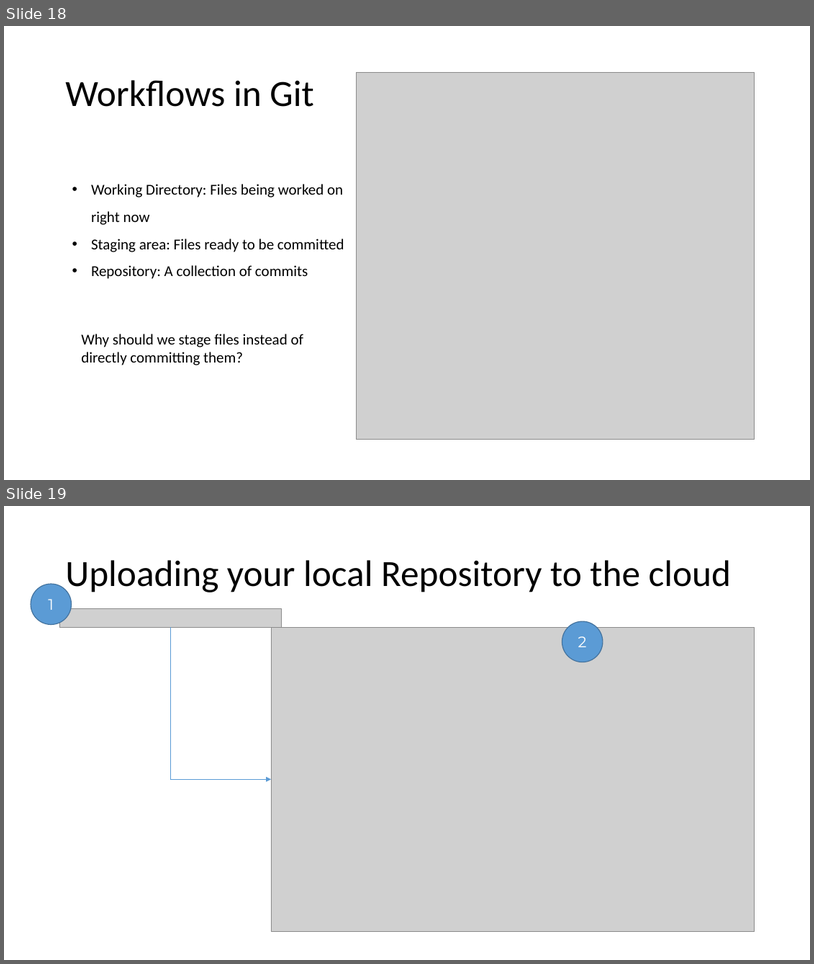
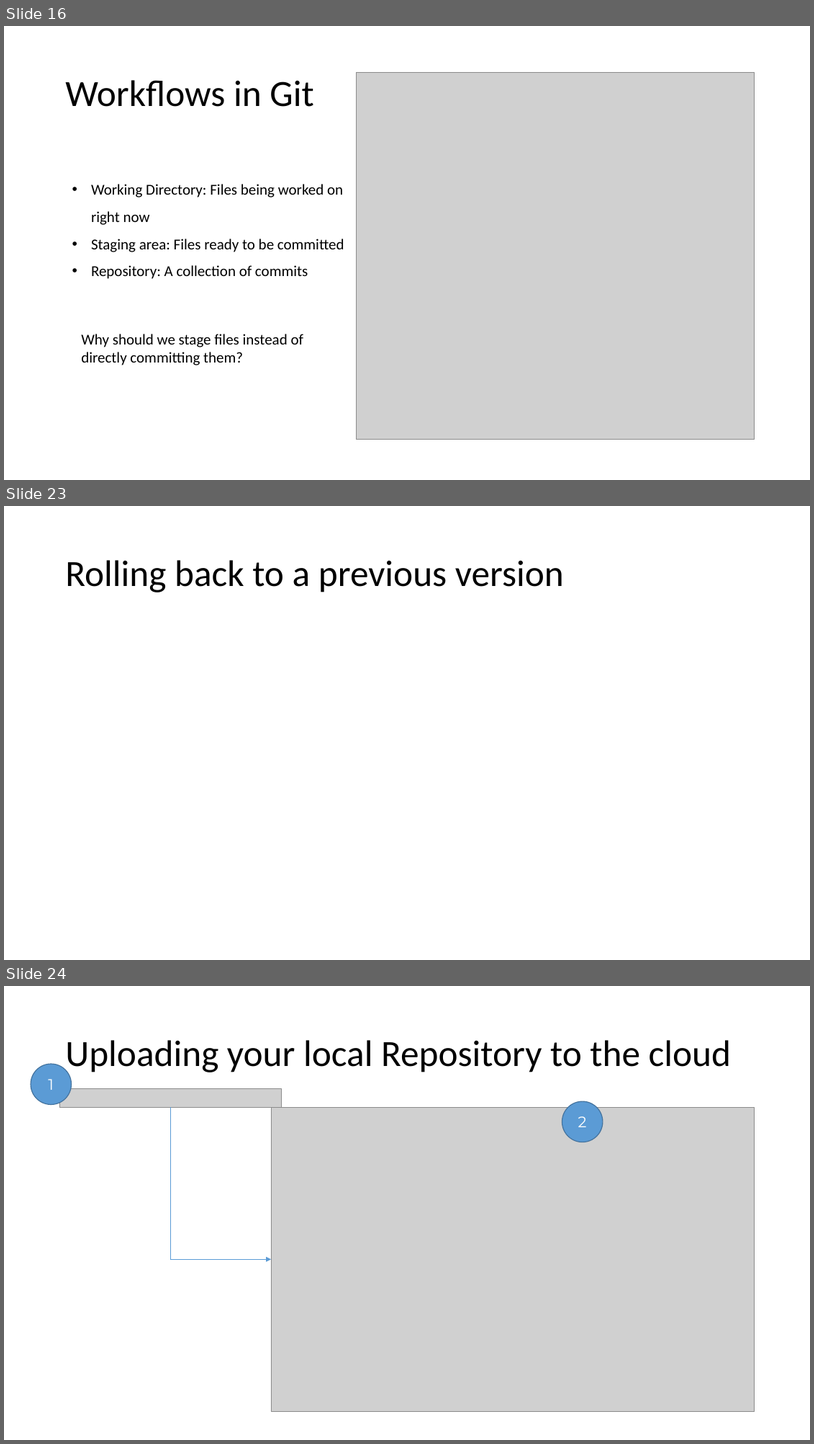
Before and after one commit to shabbir-hussain/ecse321tutorials, a slide deck: 01-githubTutorial1.pptx. Shown one above the other, each under a label of ours: slides 18 and 19 before the commit, slides 16, 23 and 24 after it; the slides between them are not shown. The pictures are 814x964 and 814x1444 pixels, drawn with LibreOffice and Linux fonts; fonts in the diff are those of the drawing; grey boxes stand for pictures. Boxes give left, top, right and bottom in pixels: in the first picture for what was removed or moved away, otherwise in the second. Text is boxed around its words. In the diff, an @@ line names an element or a change of style, - is before the commit and + after.

```diff
--- a/01-githubTutorial1.pptx
+++ b/01-githubTutorial1.pptx
@@ slide 23 added at <box>4,506,810,960</box>, background #FFFFFF @@
@@ title added at <box>65,560,564,592</box>, 44 pt, text #000000 @@
+Rolling back to a previous version
@@ what was slide 18 is now slide 16 @@
@@ what was slide 19 is now slide 24 @@
```
Also in this commit, not shown: 3 slides changed, 6 other slides added, 2 slides removed, 1 other file.
